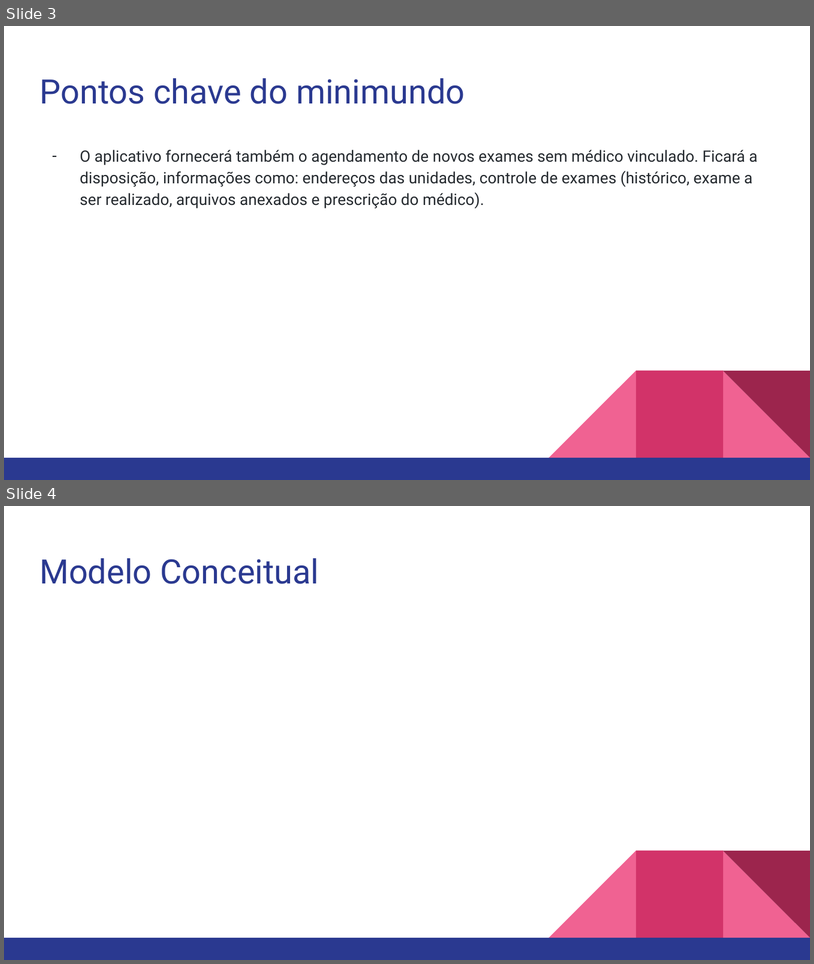
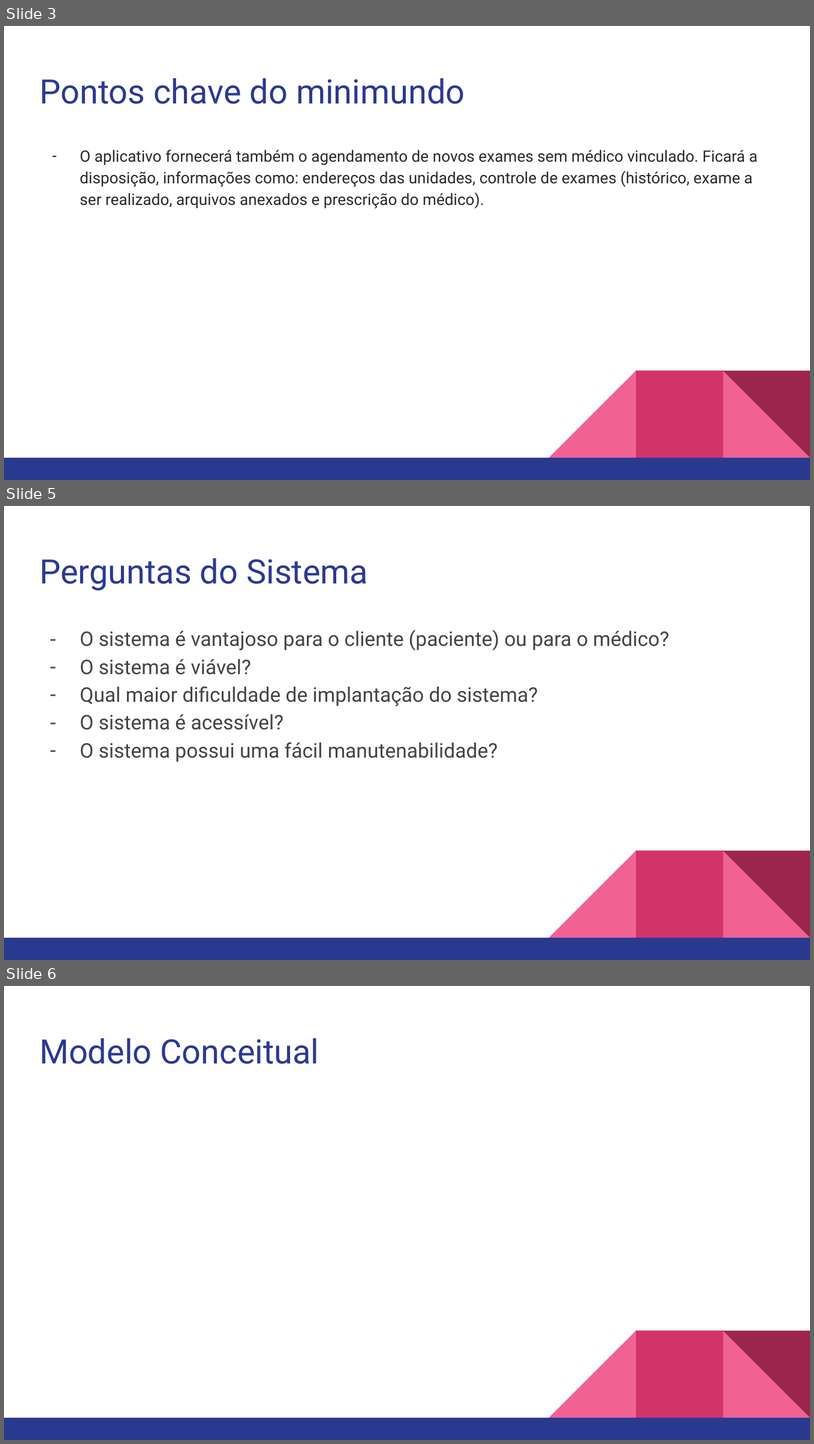
Before and after one commit to gabrielviggiano/trab01, a slide deck: arquivos/Slides BD1.pptx. Shown one above the other, each under a label of ours: slides 3 and 4 before the commit, slides 3, 5 and 6 after it; the slides between them are not shown. The pictures are 814x964 and 814x1444 pixels, drawn with LibreOffice and Linux fonts; fonts in the diff are those of the drawing; background and template pictures are left out. Boxes give left, top, right and bottom in pixels: in the first picture for what was removed or moved away, otherwise in the second. Text is boxed around its words. In the diff, an @@ line names an element or a change of style, - is before the commit and + after.

```diff
--- a/arquivos/Slides BD1.pptx
+++ b/arquivos/Slides BD1.pptx
@@ slide 5 added at (4, 506, 810, 960), background #FFFFFF; not listed: 5 template elements that a slide beside it also shows @@
@@ title added at (39, 558, 368, 591), 30 pt, text #2A3990 @@
+Perguntas do Sistema
@@ text added at (80, 630, 669, 762), 18 pt, text #434343 @@
+– O sistema é vantajoso para o cliente (paciente) ou para o médico?
+– O sistema é viável?
+– Qual maior dificuldade de implantação do sistema?
+– O sistema é acessível?
+– O sistema possui uma fácil manutenabilidade?
@@ what was slide 4 is now slide 6 @@
```
Also in this commit, not shown: 1 other slide added.
